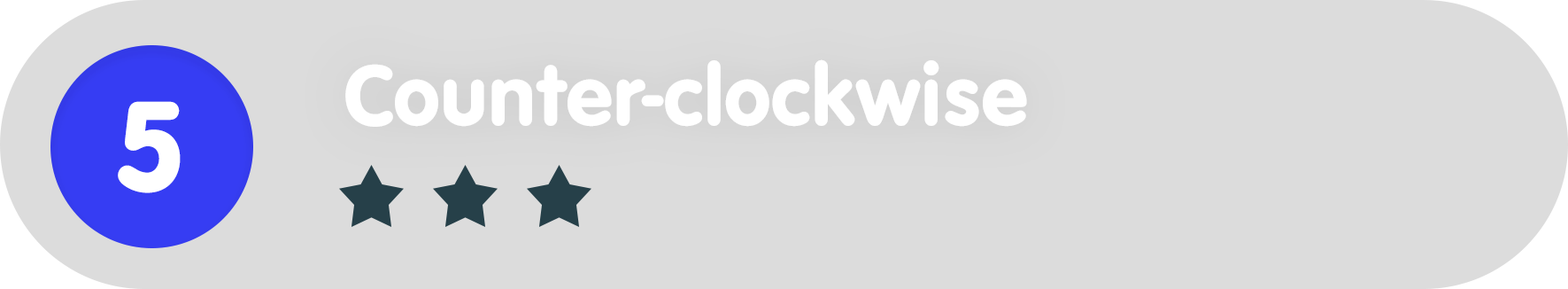
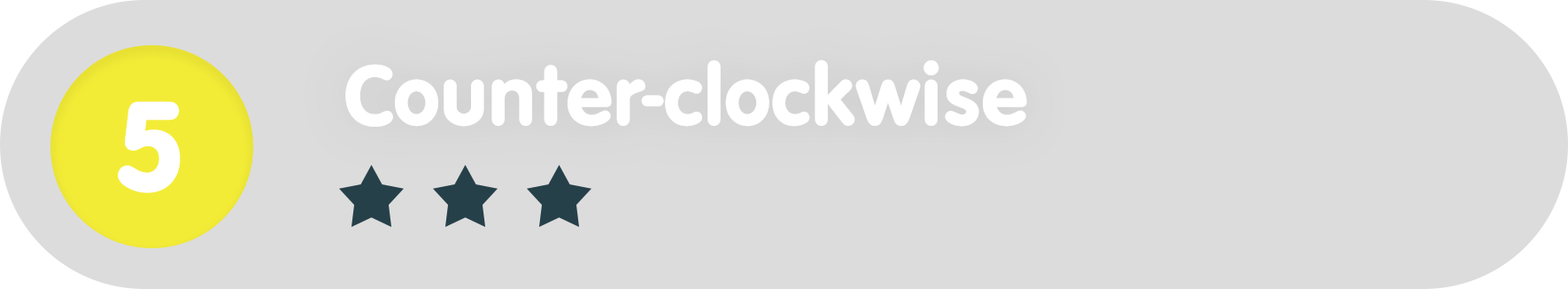
Layers edited between the first and the second (1568, 289) image:
painted on "Ellipse_green" over [50, 45, 254, 248]
